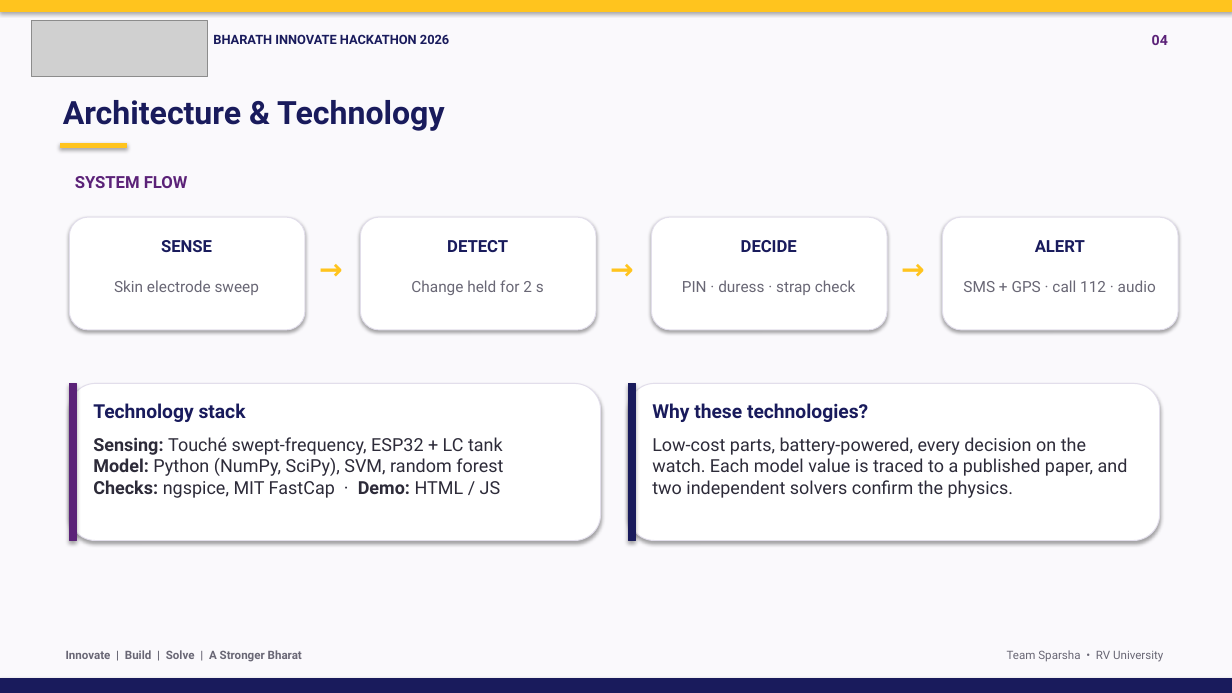
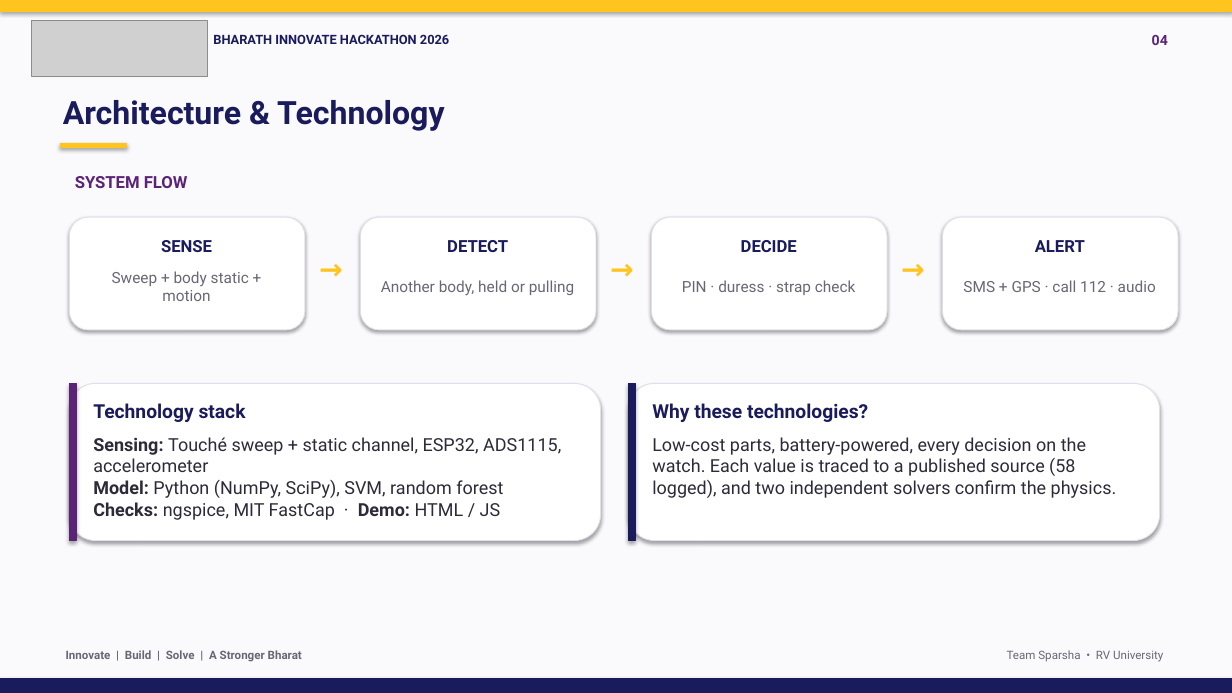
Before and after one commit to Bhajanth13/SparshaGuard, a slide deck: slide 4 of docs/SparshaGuard_BIH2026.pptx. Drawn at 1232x693 pixels with LibreOffice and Linux fonts; fonts in the diff are those of the drawing; grey boxes stand for pictures. Boxes give left, top, right and bottom in pixels: in the first picture for what was removed or moved away, otherwise in the second. Text is boxed around its words. In the diff, an @@ line names an element or a change of style, - is before the commit and + after.

Commit message:
BIH 2026 deck: static-charge fusion, published values, new results and live site
Solution and architecture now include the static channel and accelerometer; prototype slide
shows a shoulder grab caught through the static channel (71 % of grabs over 7 body places,
1 unwanted prompt in 9 h); risks updated to unmeasured body voltages; links to the live site.

```diff
--- a/docs/SparshaGuard_BIH2026.pptx
+++ b/docs/SparshaGuard_BIH2026.pptx
@@ text at <box>112,271,249,301</box>: text changed @@
-Skin electrode sweep
+Sweep + body static + motion
@@ text at <box>381,280,574,295</box>: text changed @@
-Change held for 2 s
+Another body, held or pulling
@@ text at <box>93,437,561,472</box>: text changed @@
-Sensing: Touché swept-frequency, ESP32 + LC tank
+Sensing: Touché sweep + static channel, ESP32, ADS1115, accelerometer
@@ text at <box>652,437,1117,498</box>: text changed @@
-Low-cost parts, battery-powered, every decision on the watch. Each model value is traced to a published paper, and two independent solvers confirm the physics.
+Low-cost parts, battery-powered, every decision on the watch. Each value is traced to a published source (58 logged), and two independent solvers confirm the physics.
```
Also in this commit, not shown: 6 other slides changed.
